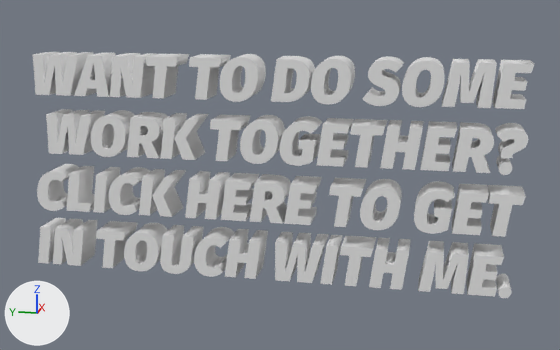
What one commit did to the glTF model vanilla/public/objects/text4.glb.
Camera for both pictures: a 50 mm camera at (-20.9, -4.55, 5.07) aimed at (0.03, -0.37, -0.17). Lighting does not change. The marker at lower left points along +X, +Y and +Z. Where no turn or scale is listed for an object, it has been applied to the vertices.

In view in the first picture: 'D o', 'G et', 'M e', 'W ant', 'W ith', 'W ork', 'click clic K', 'i N', 'so M e', 'togethe R', 'wa N t', 'wor K'.
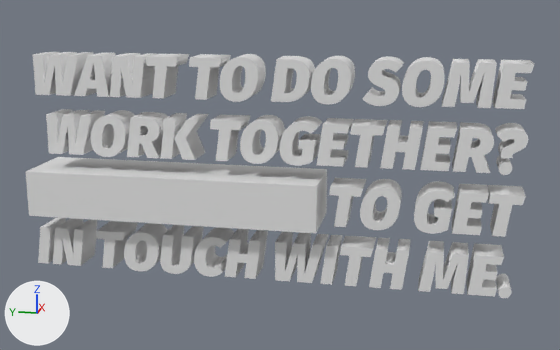
Pixel boxes (x1, y1, x2, y2) of what changed, in the pictures (560 x 350 px):
```json
{"object": "click_linkbox", "change": "added", "after": [26, 157, 327, 233]}
{"object": "click clic K", "change": "unchanged, covered by the edit", "before": [139, 169, 186, 217]}
{"object": "click H ere", "change": "unchanged, covered by the edit", "before": [185, 171, 230, 219]}
{"object": "click he R e", "change": "unchanged, covered by the edit", "before": [250, 174, 291, 223]}
{"object": "click her E", "change": "unchanged, covered by the edit", "before": [285, 176, 322, 225]}
```

The change, as JSON lines over the scene's bpy script:
```json
{"op": "add", "block": "me_cube", "code": ["me_cube = bpy.data.meshes.new('Cube')", "me_cube.from_pydata(...)  # a box spanning x -1.0..1.0, y -4.24..4.24, z -0.66..0.66"]}
{"op": "add", "block": "ob_click_linkbox", "code": ["ob_click_linkbox = bpy.data.objects.new('click_linkbox', me_cube)", "ob_click_linkbox.location = (0.0, 2.66, -0.83)"]}
```
